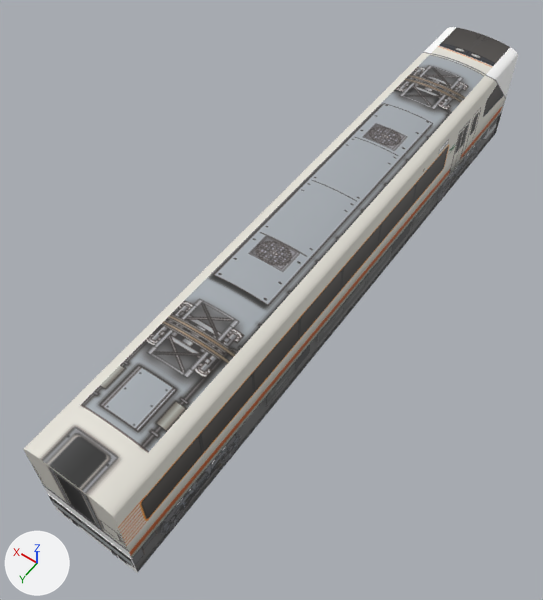
The glTF model mini-japanrail-3d/models/kintetsu-21000/car3.glb as it was, and as the next commit left it.
Camera for both pictures: a 50 mm camera at (-7.66, 23.51, 18.78) aimed at (0.48, 12.1, 0.86). Arrows for +X, +Y and +Z are at lower left; the lights stay in place. The older version comes first. Vertices at exactly the same position are counted once.

Objects in the first picture: 'kintetsu-21000-car3'.
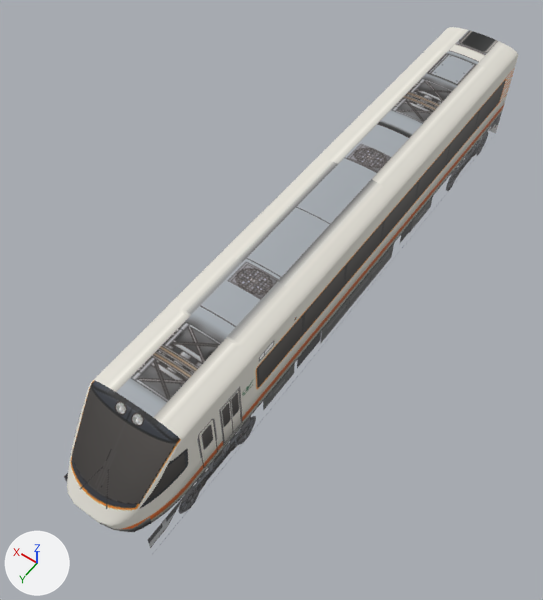
What differs and where, as boxes [x1, y1, x2, y2] in the pictures (543 x 600 px; the box of a moved part takes in the faces that stretch with it):
'kintetsu-21000-car3', reshaped (8% narrower)
    before: [23, 27, 518, 573]
    after: [64, 27, 518, 551]
part 1 of me_kintetsu_21000_car3, deleted
    before: [48, 494, 138, 573]
part 2 of me_kintetsu_21000_car3, moved or reshaped
    before: [23, 76, 498, 572]
    after: [64, 76, 502, 551]
part 3 of me_kintetsu_21000_car3, surface changed
    before: [35, 27, 518, 533]
    after: [67, 27, 518, 528]
part 4 of me_kintetsu_21000_car3, recoloured
    before: [35, 381, 182, 533]
    after: [67, 383, 181, 528]
part 5 of me_kintetsu_21000_car3, recoloured
    both: [103, 28, 510, 428]
part 6 of me_kintetsu_21000_car3, recoloured
    before: [43, 383, 170, 475]
    after: [72, 384, 169, 497]

The change in detail:
me_kintetsu_21000_car3 is used by ob_kintetsu_21000_car3; location (0.0, 0.0, 0.0).
me_kintetsu_21000_car3 had 5573 vertices, 11126 faces and spanned x -1.4..1.4, y 0.0..20.4, z 0.0..3.7.
me_kintetsu_21000_car3 now has 5565 vertices, 11114 faces and spans x -1.4..1.4, y 0.0..20.3, z 0.0..3.7.
me_kintetsu_21000_car3 part 1: the loose piece of 8 vertices spanning x -1.4..1.4, y 20.4, z 0.0..1.0 is deleted.
me_kintetsu_21000_car3 part 2: 1273 vertices moved within x -1.4..1.4, y 3.7..20.1, z 1.0..3.7; 521 vertices removed from x -1.4..1.4, y 3.8..20.4, z 0.0..3.7; 521 vertices added at x -1.4..1.4, y 3.6..20.3, z 0.0..3.7.
me_kintetsu_21000_car3 part 3: 8579 kept faces spanning x -1.4..1.4, y 0.0..20.1, z 0.0..3.7 get new texture (UV) coordinates.
me_kintetsu_21000_car3 part 4: 228 faces spanning x -1.4..1.3, y 18.2..20.1, z 1.0..3.6 switch from mat_side (picture img_side) to mat_front (picture img_front).
me_kintetsu_21000_car3 part 5: 1608 faces spanning x -1.0..1.0, y 0.0..18.2, z 3.6..3.7 switch from mat_roof (picture img_roof) to mat_side (picture img_side).
me_kintetsu_21000_car3 part 6: 351 faces spanning x -1.0..1.0, y 18.2..20.1, z 1.8..3.7 switch from mat_roof (picture img_roof) to mat_front (picture img_front).
me_kintetsu_21000_car3 no longer uses material mat_skirt_front.
